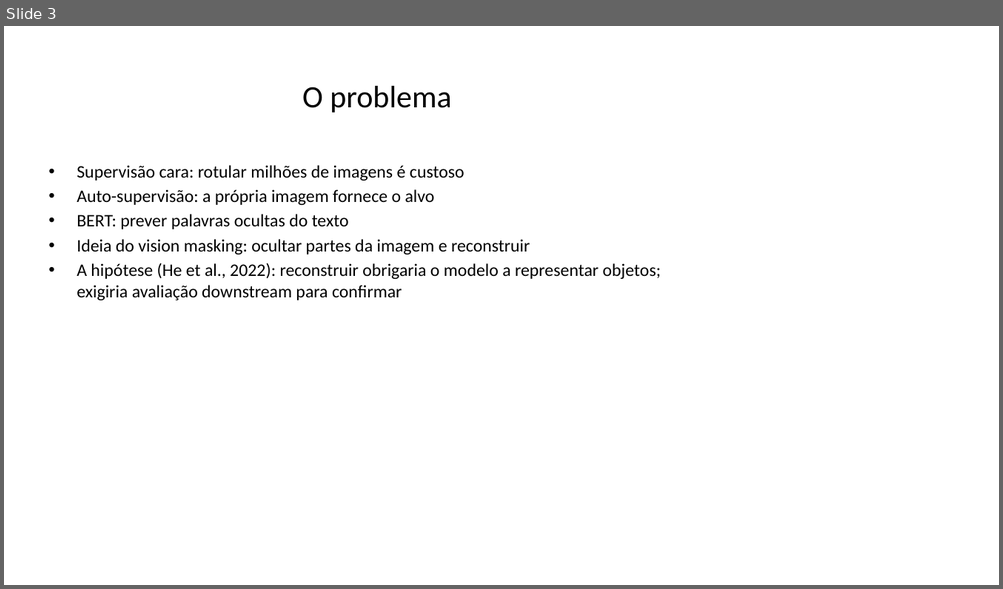
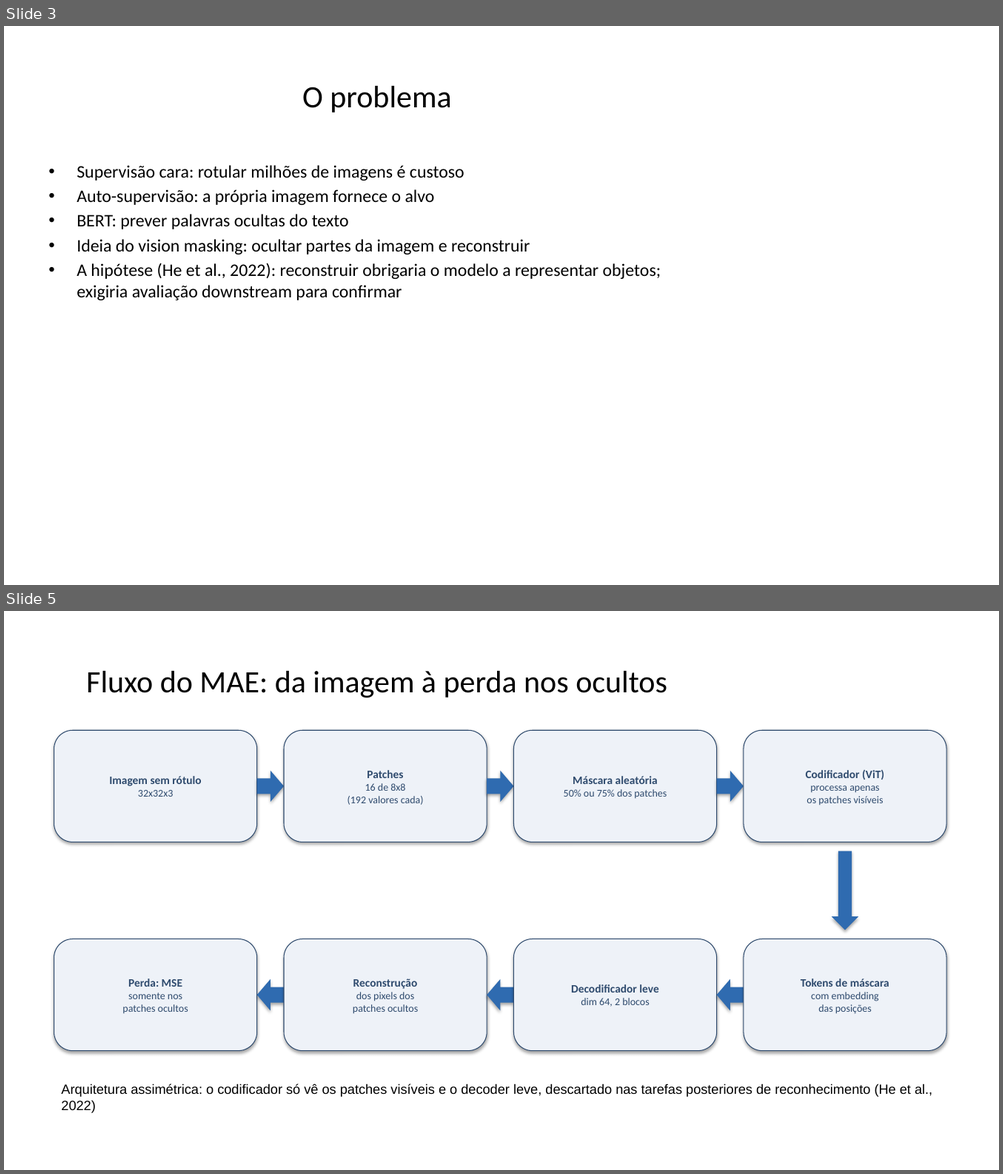
Before and after one commit to frederico-mello/seminario-masked-modeling, a slide deck: slides/seminario_masked_modeling.pptx. Shown one above the other, each under a label of ours: slide 3 before the commit, slides 3 and 5 after it; the slides between them are not shown. The pictures are 1003x589 and 1003x1174 pixels, drawn with LibreOffice and Linux fonts; fonts in the diff are those of the drawing. Boxes give left, top, right and bottom in pixels: in the first picture for what was removed or moved away, otherwise in the second. Text is boxed around its words. In the diff, an @@ line names an element or a change of style, - is before the commit and + after.

```diff
--- a/slides/seminario_masked_modeling.pptx
+++ b/slides/seminario_masked_modeling.pptx
@@ slide 5 added at (x1=4, y1=611, x2=999, y2=1170), background #FFFFFF @@
@@ title added at (x1=86, y1=671, x2=667, y2=698), 30 pt, text #000000 @@
+Fluxo do MAE: da imagem à perda nos ocultos
@@ rounded rectangle added at (x1=54, y1=730, x2=257, y2=843), fill #EEF2F8, outline #2F4B6E 0.75 pt, 11 pt, text #2F4B6E, bold @@
+Imagem sem rótulo
+32x32x3
@@ rounded rectangle added at (x1=284, y1=730, x2=486, y2=843), fill #EEF2F8, outline #2F4B6E 0.75 pt, 10 pt, text #2F4B6E @@
+Patches
+16 de 8x8
+(192 valores cada)
@@ rounded rectangle added at (x1=514, y1=730, x2=717, y2=843), fill #EEF2F8, outline #2F4B6E 0.75 pt, 10 pt, text #2F4B6E @@
+Máscara aleatória
+50% ou 75% dos patches
@@ rounded rectangle added at (x1=743, y1=730, x2=946, y2=843), fill #EEF2F8, outline #2F4B6E 0.75 pt, 10 pt, text #2F4B6E @@
+Codificador (ViT)
+processa apenas
+os patches visíveis
@@ right arrow added at (x1=257, y1=771, x2=284, y2=802), fill #2F6BB0 @@
@@ right arrow added at (x1=486, y1=771, x2=514, y2=802), fill #2F6BB0 @@
@@ right arrow added at (x1=717, y1=771, x2=743, y2=802), fill #2F6BB0 @@
@@ down arrow added at (x1=831, y1=851, x2=858, y2=931), fill #2F6BB0 @@
@@ rounded rectangle added at (x1=54, y1=940, x2=257, y2=1051), fill #EEF2F8, outline #2F4B6E 0.75 pt, 10 pt, text #2F4B6E @@
+Perda: MSE
+somente nos
+patches ocultos
@@ rounded rectangle added at (x1=284, y1=940, x2=486, y2=1051), fill #EEF2F8, outline #2F4B6E 0.75 pt, 10 pt, text #2F4B6E @@
+Reconstrução
+dos pixels dos
+patches ocultos
@@ rounded rectangle added at (x1=514, y1=940, x2=717, y2=1051), fill #EEF2F8, outline #2F4B6E 0.75 pt, 11 pt, text #2F4B6E, bold @@
+Decodificador leve
+dim 64, 2 blocos
@@ rounded rectangle added at (x1=743, y1=940, x2=946, y2=1051), fill #EEF2F8, outline #2F4B6E 0.75 pt, 10 pt, text #2F4B6E @@
+Tokens de máscara
+com embedding
+das posições
@@ left arrow added at (x1=257, y1=980, x2=284, y2=1011), fill #2F6BB0 @@
@@ left arrow added at (x1=486, y1=980, x2=514, y2=1011), fill #2F6BB0 @@
@@ left arrow added at (x1=717, y1=980, x2=743, y2=1011), fill #2F6BB0 @@
@@ text added at (x1=61, y1=1084, x2=932, y2=1113), 13 pt, text #000000 @@
+Arquitetura assimétrica: o codificador só vê os patches visíveis e o decoder leve, descartado nas tarefas posteriores de reconhecimento (He et al., 2022)
```
Also in this commit, not shown: 6 slides changed, 3 other slides added, 4 slides removed, 13 other files.
